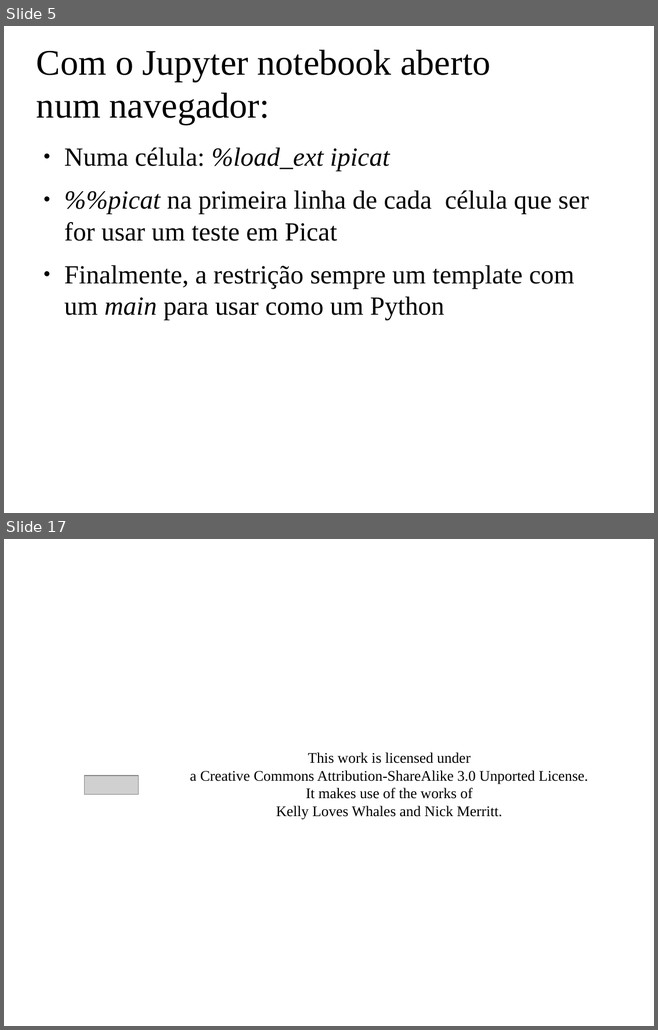
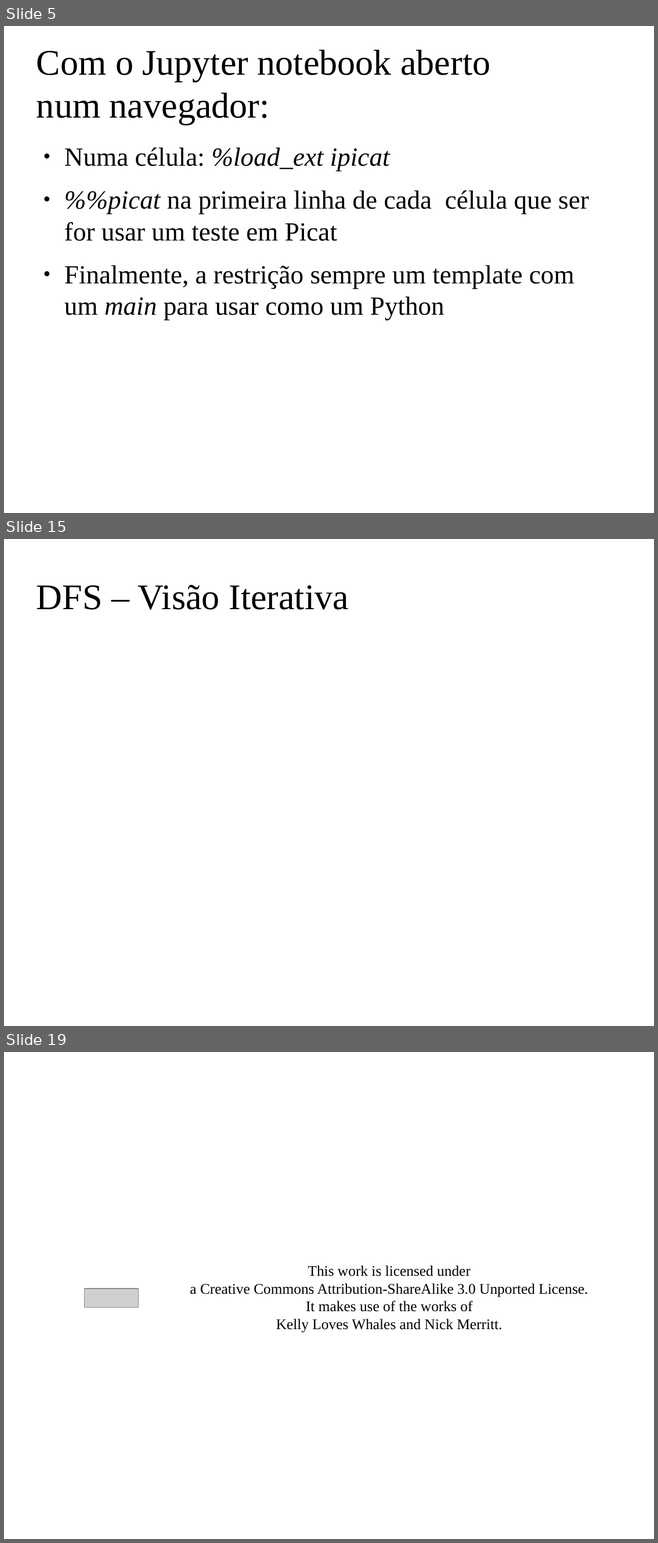
Before and after one commit to claudiosa/CCS, a slide deck: picat/YOUTUBE_dfs_jupyter_picat/slides_picat_jupyter_dfs.odp. Shown one above the other, each under a label of ours: slides 5 and 17 before the commit, slides 5, 15 and 19 after it; the slides between them are not shown. The pictures are 658x1030 and 658x1543 pixels, drawn with LibreOffice and Linux fonts; fonts in the diff are those of the drawing; grey boxes stand for pictures; background and template pictures are left out. Boxes give left, top, right and bottom in pixels: in the first picture for what was removed or moved away, otherwise in the second. Text is boxed around its words. In the diff, an @@ line names an element or a change of style, - is before the commit and + after.

```diff
--- a/picat/YOUTUBE_dfs_jupyter_picat/slides_picat_jupyter_dfs.odp
+++ b/picat/YOUTUBE_dfs_jupyter_picat/slides_picat_jupyter_dfs.odp
@@ slide 15 added at [4, 539, 654, 1026], background picture (left out) @@
@@ title added at [36, 585, 348, 610], 44 pt, text #000000 @@
+DFS – Visão Iterativa
@@ what was slide 17 is now slide 19 @@
```
Also in this commit, not shown: 2 slides changed, 2 other slides added, 1 slide removed, 7 other files.
